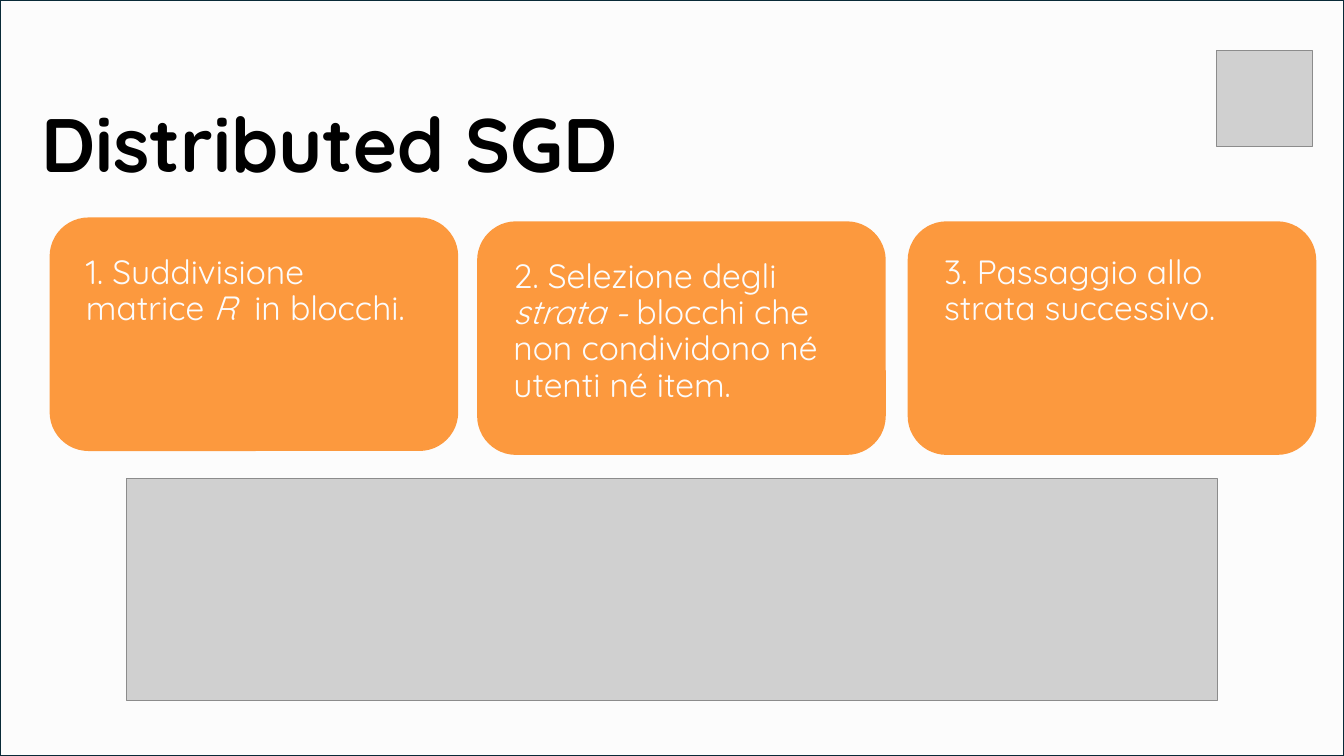
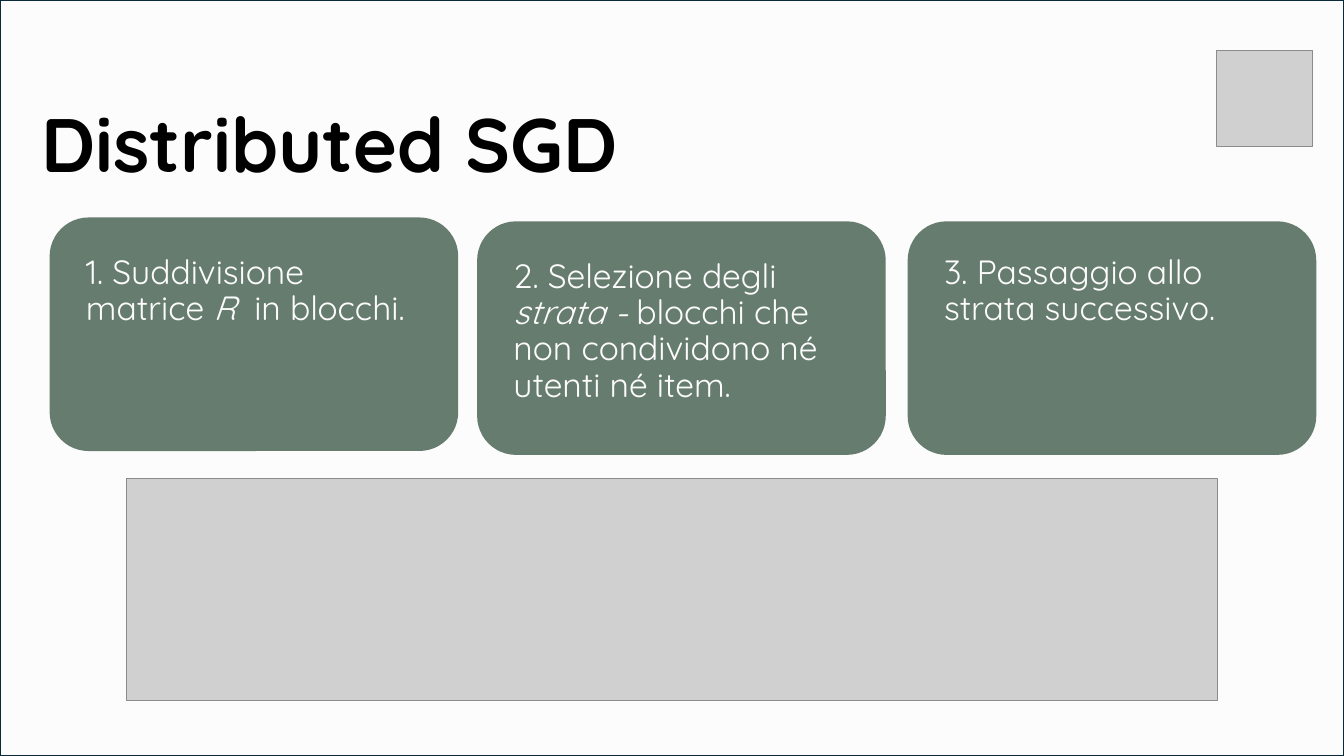
Before and after one commit to Smo17817/MNI_Esercizi, a slide deck: slide 15 of Documentazione/[MNI]_PresentazioneSeminario.pptx (slide 9 before the commit). Drawn at 1344x756 pixels with LibreOffice and Linux fonts; fonts in the diff are those of the drawing; grey boxes stand for pictures. Boxes give left, top, right and bottom in pixels: in the first picture for what was removed or moved away, otherwise in the second. Text is boxed around its words. In the diff, an @@ line names an element or a change of style, - is before the commit and + after.

```diff
--- a/Documentazione/[MNI]_PresentazioneSeminario.pptx
+++ b/Documentazione/[MNI]_PresentazioneSeminario.pptx
@@ fill #FC993E to #667C6F in 3 elements at <box>49,218,458,452</box>, <box>477,222,885,456</box>, <box>907,222,1316,456</box> @@
```
Also in this commit, not shown: 4 other slides changed, 18 slides added.
